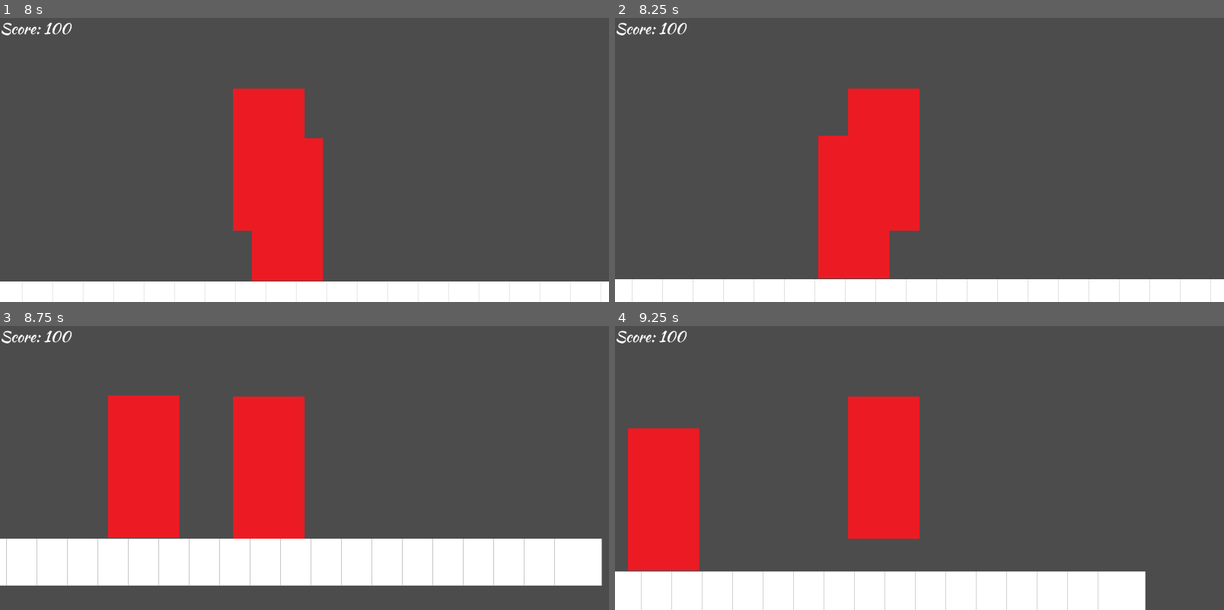
Above: before the commit, frames 1-4 (two rows, left to right).
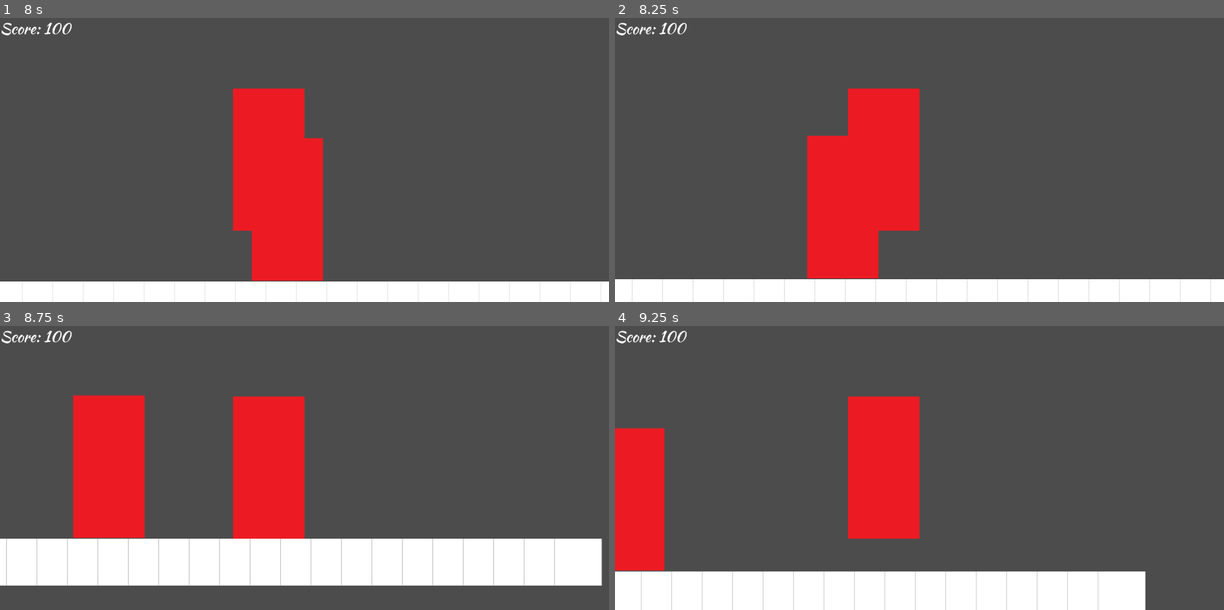
Above: after the commit, the same moments.

Repository: nateslagter/Ninja-Man-Quest-for-the-Shuriken
Game: Godot game, scene res://src/levels/testLevel.tscn
The game is run twice, just before and just after one commit, with the same random seed, the same clock (stepped at 60 frames per second) and the same inputs.
Inputs:
- Up to frame 1 (8 s): tap Enter at 0.5 s; hold Right (move_right) 0.53-2.03 s; tap Space (jump) at 0.77, 1.52, 3.02, 3.77, 4.52, 6.02, 6.77, 7.52 s; hold Left (move_left) 2.03-2.78 s; hold Right (move_right) 2.78-4.28 s; hold Left (move_left) 4.28-5.03 s; hold Right (move_right) 5.03-5.78 s; hold Left (move_left) 5.78-7.28 s; hold Right (move_right) from 7.28 s (still down)
- Up to frame 2 (8.25 s): keep holding Right (move_right)
- Up to frame 3 (8.75 s): keep holding Right (move_right)
- Up to frame 4 (9.25 s): keep holding Right (move_right); tap Space (jump) at 9.02 s

Frame 1 is identical in both runs. In frame 2, 1.3% of the frame differs, in the area x 31-46%, y 41-92%; in frame 3, 5.8%, in the area x 12-30%, y 24-75%; in frame 4, 4.0%.

Commit message:
Fix glitch in the clamping of boss movement

Diff:
--- a/src/actors/Boss.gd
+++ b/src/actors/Boss.gd
@@ -15,7 +15,7 @@
 	velocity.y += gravity * delta
 	if moving:
 		velocity = move_and_slide(velocity,Vector2(0,0))
-		velocity.x = clamp(velocity.x,-100,100)
+	position.x = clamp(position.x,initial_pos.x - 200,initial_pos.x + 200)
 
 
 func _on_MoveTimer_timeout() -> void:
